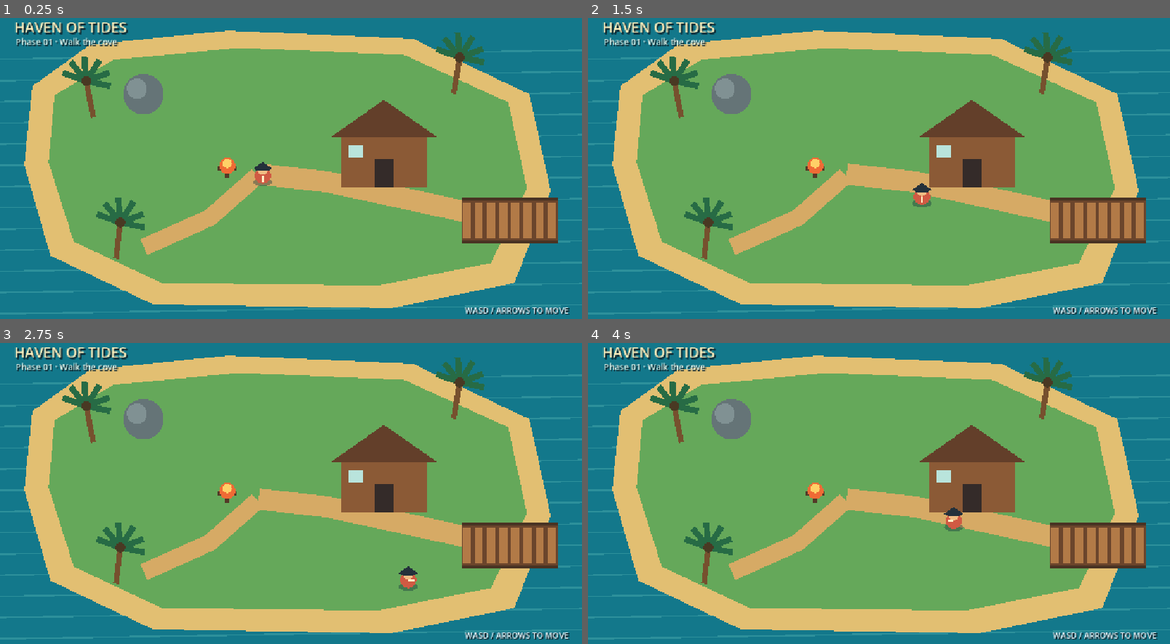
Above: before the commit, frames 1-4 (two rows, left to right).
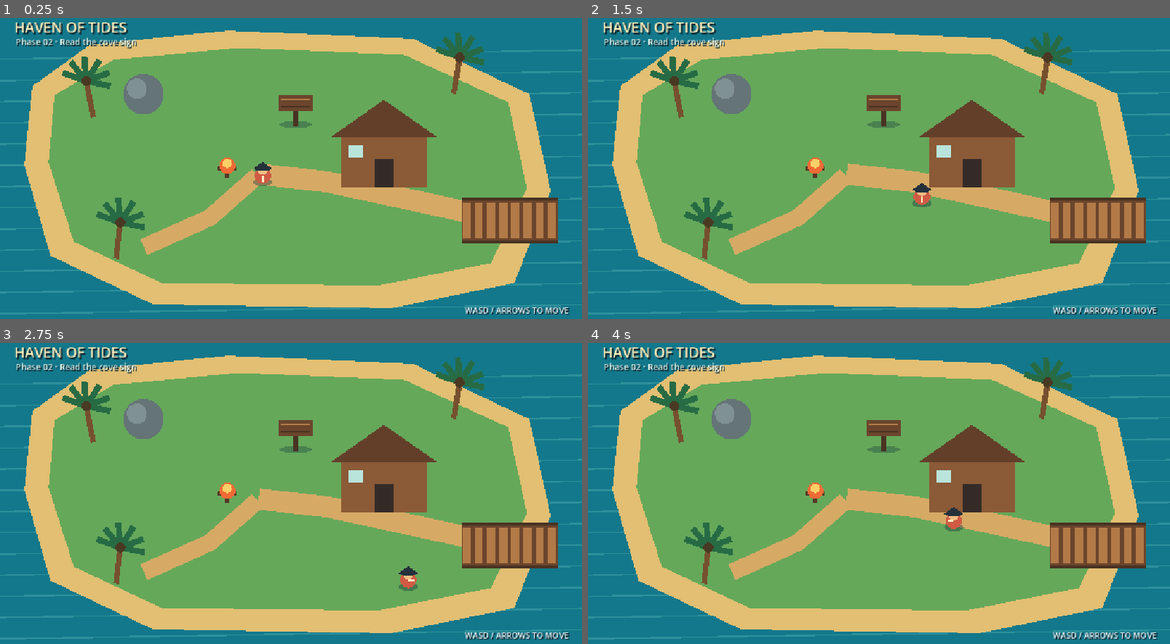
Above: after the commit, the same moments.

Repository: dennisberko/haven-of-tides
Game: Godot game, scene res://scenes/main.tscn
The game is run twice, just before and just after one commit, with the same random seed, the same clock (stepped at 60 frames per second) and the same inputs.
Inputs:
- Up to frame 1 (0.25 s): no input
- Up to frame 2 (1.5 s): tap Enter at 0.5 s; hold D 0.53-1.28 s; tap E at 0.6, 1.35 s; hold S from 1.28 s (still down)
- Up to frame 3 (2.75 s): release S at 2.03 s; hold D from 2.03 s (still down); tap E at 2.1 s
- Up to frame 4 (4 s): release D at 2.78 s; hold W 2.78-3.53 s; tap E at 2.85, 3.6 s; hold A from 3.53 s (still down)

The runs differ from the first frame. In frame 1, 0.7% of the frame differs, in the area x 8-54%, y 6-37%; in frame 2, 0.7%; in frame 3, 0.7%; in frame 4, 0.7%.

Commit message:
complete phase 02 interaction

Diff:
--- a/scenes/main.tscn
+++ b/scenes/main.tscn
@@ -1,7 +1,9 @@
-[gd_scene load_steps=7 format=3]
+[gd_scene load_steps=10 format=3]
 
+[ext_resource type="Script" path="res://scripts/main.gd" id="1_main"]
 [ext_resource type="Script" path="res://scripts/cove.gd" id="1_cove"]
 [ext_resource type="Script" path="res://scripts/player.gd" id="2_player"]
+[ext_resource type="Script" path="res://scripts/sign.gd" id="3_sign"]
 
 [sub_resource type="RectangleShape2D" id="RectangleShape2D_dock"]
 size = Vector2(190, 84)
@@ -16,7 +18,11 @@
 radius = 14.0
 height = 34.0
 
+[sub_resource type="CircleShape2D" id="CircleShape2D_sign_range"]
+radius = 68.0
+
 [node name="Main" type="Node2D"]
+script = ExtResource("1_main")
 
 [node name="Cove" type="Node2D" parent="."]
 script = ExtResource("1_cove")
@@ -65,6 +71,17 @@
 [node name="CollisionShape2D" type="CollisionShape2D" parent="Collisions/PalmSouth"]
 shape = SubResource("CircleShape2D_palm")
 
+[node name="InteractiveObjects" type="Node2D" parent="."]
+
+[node name="Sign" type="Area2D" parent="InteractiveObjects" groups=["interactive"]]
+position = Vector2(585, 220)
+collision_layer = 0
+collision_mask = 1
+script = ExtResource("3_sign")
+
+[node name="InteractionRange" type="CollisionShape2D" parent="InteractiveObjects/Sign"]
+shape = SubResource("CircleShape2D_sign_range")
+
 [node name="Player" type="CharacterBody2D" parent="."]
 position = Vector2(520, 335)
 script = ExtResource("2_player")
@@ -96,7 +113,35 @@
 theme_override_constants/shadow_offset_x = 2
 theme_override_constants/shadow_offset_y = 2
 theme_override_font_sizes/font_size = 17
-text = "Phase 01 · Walk the cove"
+text = "Phase 02 · Read the cove sign"
+
+[node name="SignMessage" type="Label" parent="Interface"]
+visible = false
+offset_left = 290.0
+offset_top = 472.0
+offset_right = 862.0
+offset_bottom = 510.0
+theme_override_colors/font_color = Color(1, 0.933333, 0.733333, 1)
+theme_override_colors/font_shadow_color = Color(0.0470588, 0.145098, 0.180392, 0.95)
+theme_override_constants/shadow_offset_x = 3
+theme_override_constants/shadow_offset_y = 3
+theme_override_font_sizes/font_size = 21
+text = "The cove keeps a light for every safe return."
+horizontal_alignment = 1
+
+[node name="InteractionPrompt" type="Label" parent="Interface"]
+visible = false
+offset_left = 420.0
+offset_top = 522.0
+offset_right = 732.0
+offset_bottom = 554.0
+theme_override_colors/font_color = Color(0.933333, 0.980392, 1, 1)
+theme_override_colors/font_shadow_color = Color(0.0470588, 0.145098, 0.180392, 0.95)
+theme_override_constants/shadow_offset_x = 3
+theme_override_constants/shadow_offset_y = 3
+theme_override_font_sizes/font_size = 20
+text = "[E] READ SIGN"
+horizontal_alignment = 1
 
 [node name="Controls" type="Label" parent="Interface"]
 offset_left = 878.0
--- /dev/null
+++ b/scripts/main.gd
@@ -0,0 +1,69 @@
+extends Node2D
+
+@onready var player: CharacterBody2D = $Player
+@onready var sign: CoveSign = $InteractiveObjects/Sign
+@onready var interaction_prompt: Label = $Interface/InteractionPrompt
+@onready var sign_message: Label = $Interface/SignMessage
+
+var _player_near_sign := false
+var _interact_held := false
+var _read_count := 0
+
+
+func _ready() -> void:
+	interaction_prompt.hide()
+	sign_message.hide()
+	sign.body_entered.connect(_on_sign_body_entered)
+	sign.body_exited.connect(_on_sign_body_exited)
+
+
+func _unhandled_key_input(event: InputEvent) -> void:
+	if not event is InputEventKey:
+		return
+
+	var key_event := event as InputEventKey
+	if key_event.physical_keycode != KEY_E and key_event.keycode != KEY_E:
+		return
+	if not key_event.pressed:
+		_interact_held = false
+		return
+	if key_event.echo or _interact_held:
+		return
+
+	_interact_held = true
+	if not _player_near_sign:
+		return
+
+	_read_count += 1
+	sign_message.text = sign.interaction_message
+	sign_message.show()
+	get_viewport().set_input_as_handled()
+
+
+func _on_sign_body_entered(body: Node2D) -> void:
+	if body != player:
+		return
+
+	_player_near_sign = true
+	interaction_prompt.show()
+
+
+func _on_sign_body_exited(body: Node2D) -> void:
+	if body != player:
+		return
+
+	_player_near_sign = false
+	interaction_prompt.hide()
+	sign_message.hide()
+
+
+func get_playtest_state() -> Dictionary:
+	return {
+		"player_position": player.position,
+		"sign_position": sign.position,
+		"player_near_sign": _player_near_sign,
+		"prompt_visible": interaction_prompt.visible,
+		"message_visible": sign_message.visible,
+		"message_text": sign_message.text,
+		"read_count": _read_count,
+	}
--- /dev/null
+++ b/scripts/sign.gd
@@ -0,0 +1,16 @@
+class_name CoveSign
+extends Area2D
+
+@export_multiline var interaction_message := "The cove keeps a light for every safe return."
+
+
+func _ready() -> void:
+	queue_redraw()
+
+
+func _draw() -> void:
+	draw_ellipse(Vector2(0, 14), 32.0, 7.0, Color("#12323c55"))
+	draw_line(Vector2(0, 18), Vector2(0, -25), Color("#493323"), 9.0)
+	draw_rect(Rect2(-34, -43, 68, 29), Color("#6b452c"))
+	draw_line(Vector2(-29, -36), Vector2(29, -36), Color("#b27a47"), 4.0)
+	draw_line(Vector2(-29, -21), Vector2(29, -21), Color("#493323"), 3.0)
Not shown, added: scripts/main.gd.uid
Not shown, added: scripts/sign.gd.uid
Not shown, changed: docs/phases/02-interaction.md
